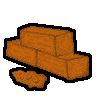
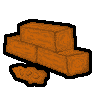
Layered file, before and after one edit (100×100). Changes by layer:
painted on "brick" over left=6, top=22, right=89, bottom=88
painted on "outline" over left=3, top=19, right=92, bottom=91
